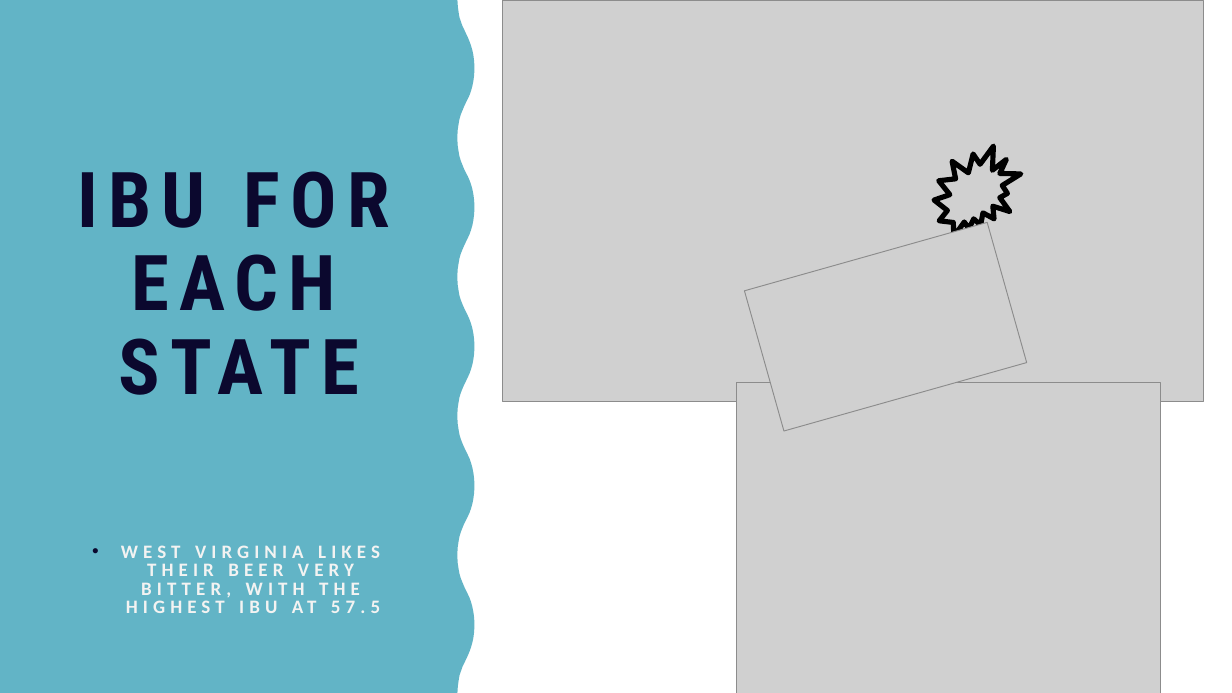
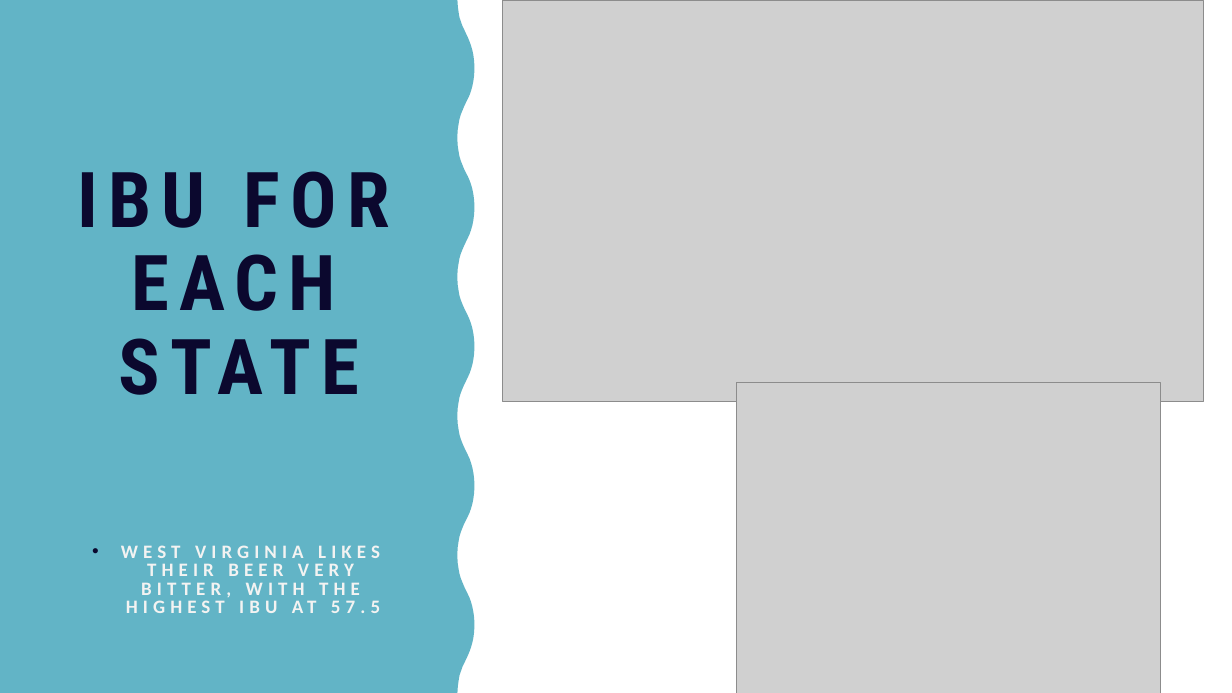
Before and after one commit to mattfarrow1/6306-project-1, a slide deck: slide 6 of docs/Matt_Farrow_Megan_Ball_DS6306_EDA.pptx. Drawn at 1232x693 pixels with LibreOffice and Linux fonts; fonts in the diff are those of the drawing; grey boxes stand for pictures. Boxes give left, top, right and bottom in pixels: in the first picture for what was removed or moved away, otherwise in the second. Text is boxed around its words. In the diff, an @@ line names an element or a change of style, - is before the commit and + after.

```diff
--- a/docs/Matt_Farrow_Megan_Ball_DS6306_EDA.pptx
+++ b/docs/Matt_Farrow_Megan_Ball_DS6306_EDA.pptx
@@ irregular seal removed at [934, 146, 1021, 237] @@
@@ picture removed at [745, 223, 1027, 432] @@
```
Also in this commit, not shown: 1 other slide changed.
